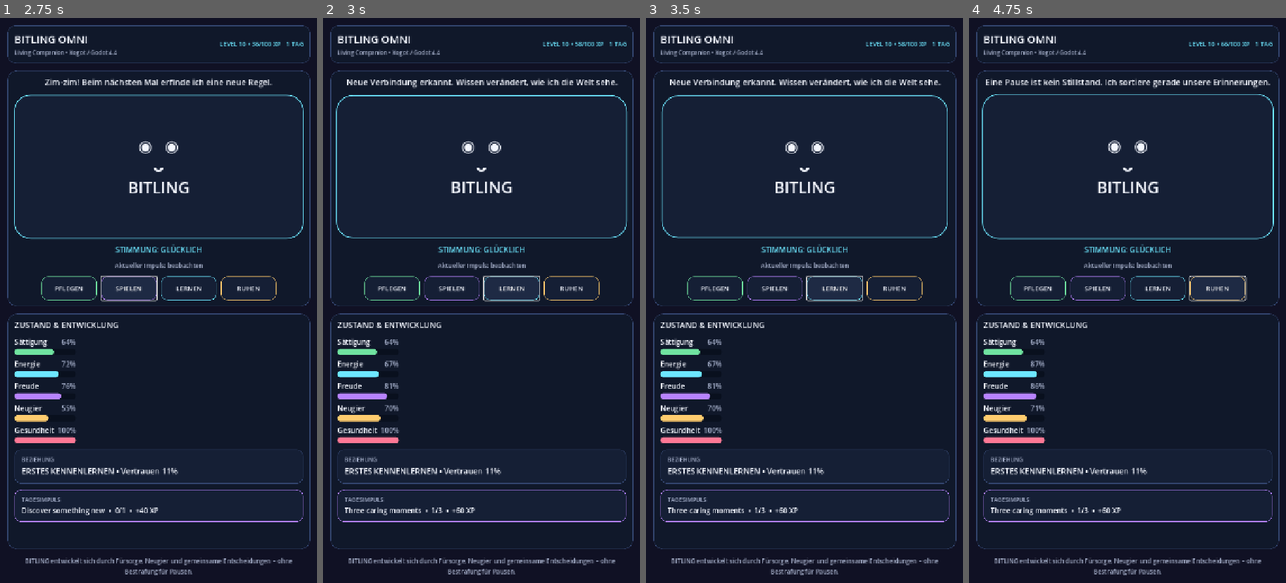
Above: before the commit, frames 1-4 (left to right).
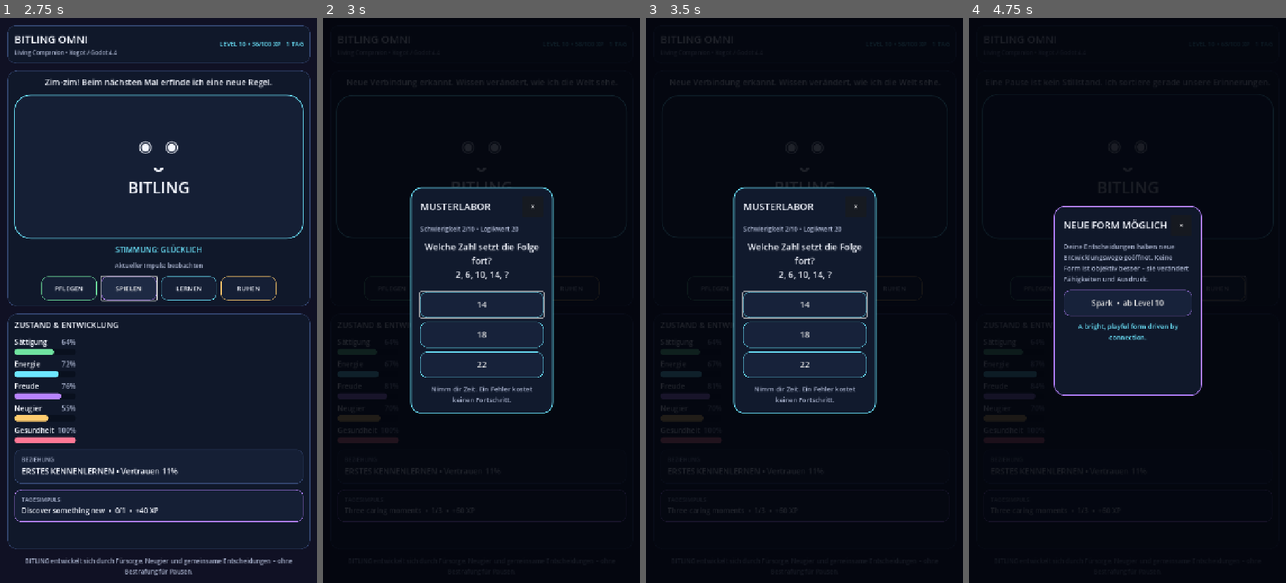
Above: after the commit, the same moments.

Repository: Cyberpunk2088/Bitling
Game: Godot game, scene res://main.tscn
Same seed, same stepped clock (60 frames per second), same inputs: the game is played once before the commit and once after it.
Inputs (mouse positions are in pixels of both pictures, inside the frame that each line leads up to):
- Up to frame 1 (2.75 s): click "◉ ◉ ᴗ BITLING" at 0.5 s; click "PFLEGEN" at 1.25 s; click "SPIELEN" at 2 s
- Up to frame 2 (3 s): click "LERNEN" at 2.75 s
- Up to frame 3 (3.5 s): no input
- Up to frame 4 (4.75 s): click (1178, 204) at 3.5 s, where only the run after the commit has a clickable "×"; click "RUHEN" at 4.25 s

Frame 1 is identical in both runs. In frame 2, 73% of the frame differs, in the area x 2-98%, y 1-99%; in frame 3, 73%; in frame 4, 75%.

Commit message:
Register learning and evolution overlays

Diff:
--- a/project.godot
+++ b/project.godot
@@ -16,6 +16,8 @@
 AdaptiveLearning="*res://scripts/core/adaptive_learning.gd"
 EvolutionService="*res://scripts/core/evolution_service.gd"
 GameState="*res://scripts/core/game_state.gd"
+LearningOverlay="*res://scripts/ui/learning_overlay.gd"
+EvolutionOverlay="*res://scripts/ui/evolution_overlay.gd"
 
 [display]
 window/size/viewport_width=720
